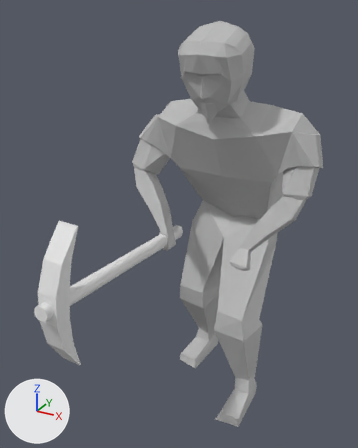
Two versions of the Blender file ANIMATIONS/mining.blend, one commit apart.
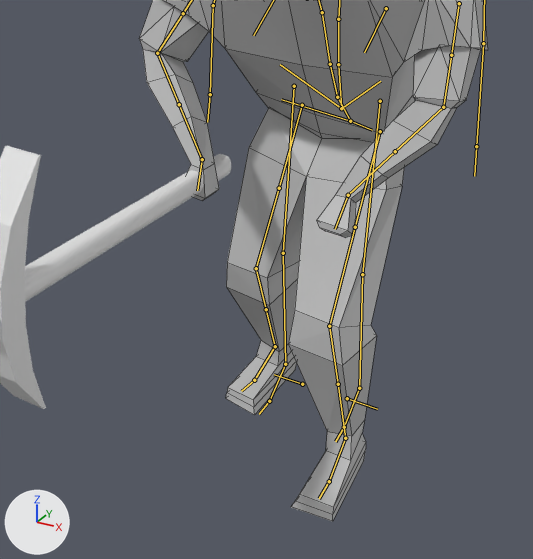
There are two pictures of each version: one whole from a 50 mm lens placed at (0.81, -2.07, 1.81), pointed at (-0.08, -0.44, 0.99), one close up on the part from 16% to 97% of the width and 31% to 100% of the height. Lighting does not change. The marker at lower left points along +X, +Y and +Z. Both versions are drawn at frame 38 of the action 'rigAction'; the numbers are the values there. The bones that bend it are drawn over the model as lines in the close-ups. The close-ups show mesh edges as thin lines.
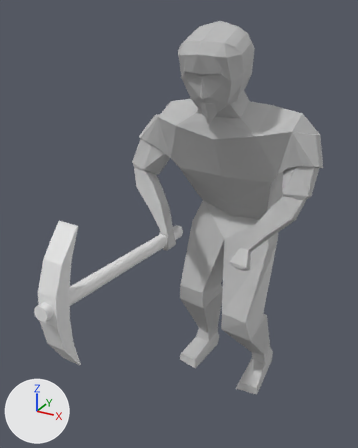
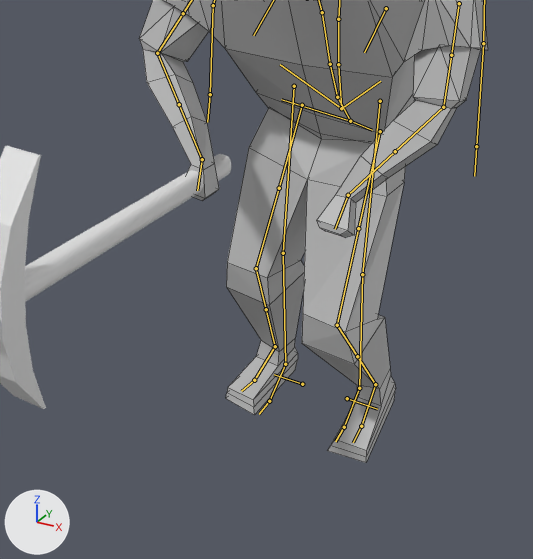
Scene script edits in JSON lines:
```json
{"block": "bone_foot_ik_l", "where": "bone_foot_ik_l = bpy.data.objects['rig'].pose.bones['foot_ik.L']  # child of 'MCH-foot_ik.parent.L'"}
{"op": "set", "path": "bone_foot_ik_l.location", "old": "(0.043, -0.215, -0.002)", "new": "(0.043, 0.014, 0.02)"}
{"op": "set", "path": "bone_foot_ik_l.rotation_quaternion", "old": "(1.0, 0.01, 0.0, 0.0)", "new": "(0.997, 0.077, 0.0, 0.0)", "note": "degrees (1, 0, 0) -> degrees (9, 0, 0)"}
```

Boxes [x1, y1, x2, y2] around the edits, measured in the close-ups (533 x 559 px):
```json
{"object": "Cube", "change": "posed", "before": [139, 0, 488, 521], "after": [139, 0, 488, 463]}
```
